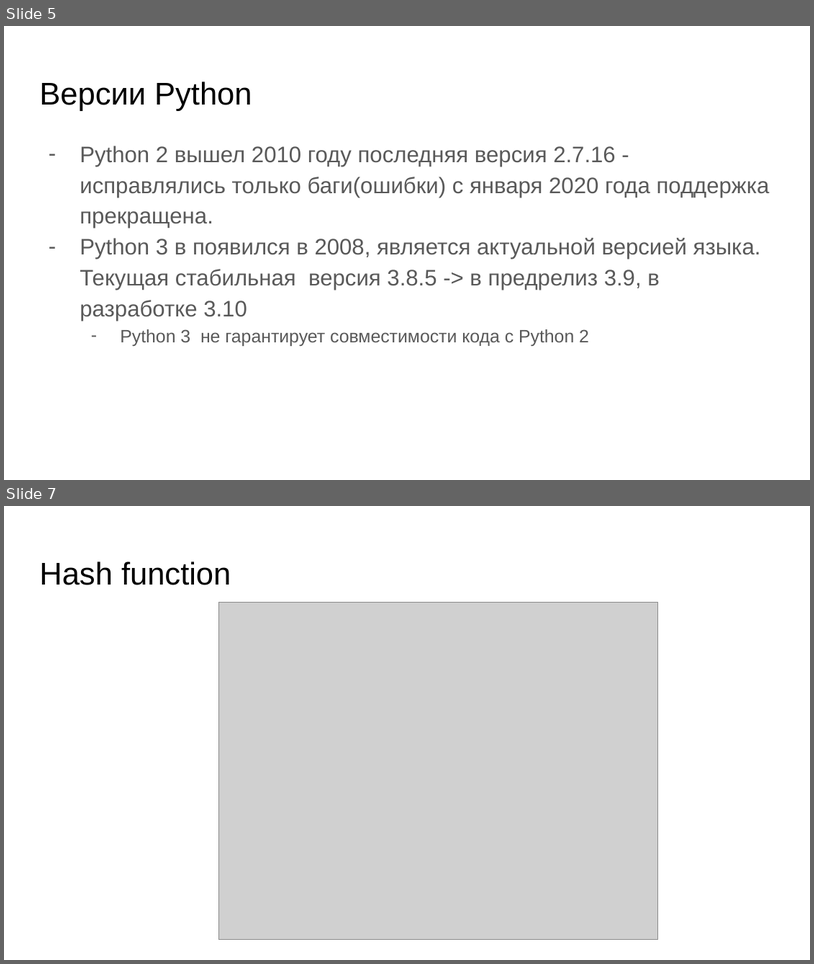
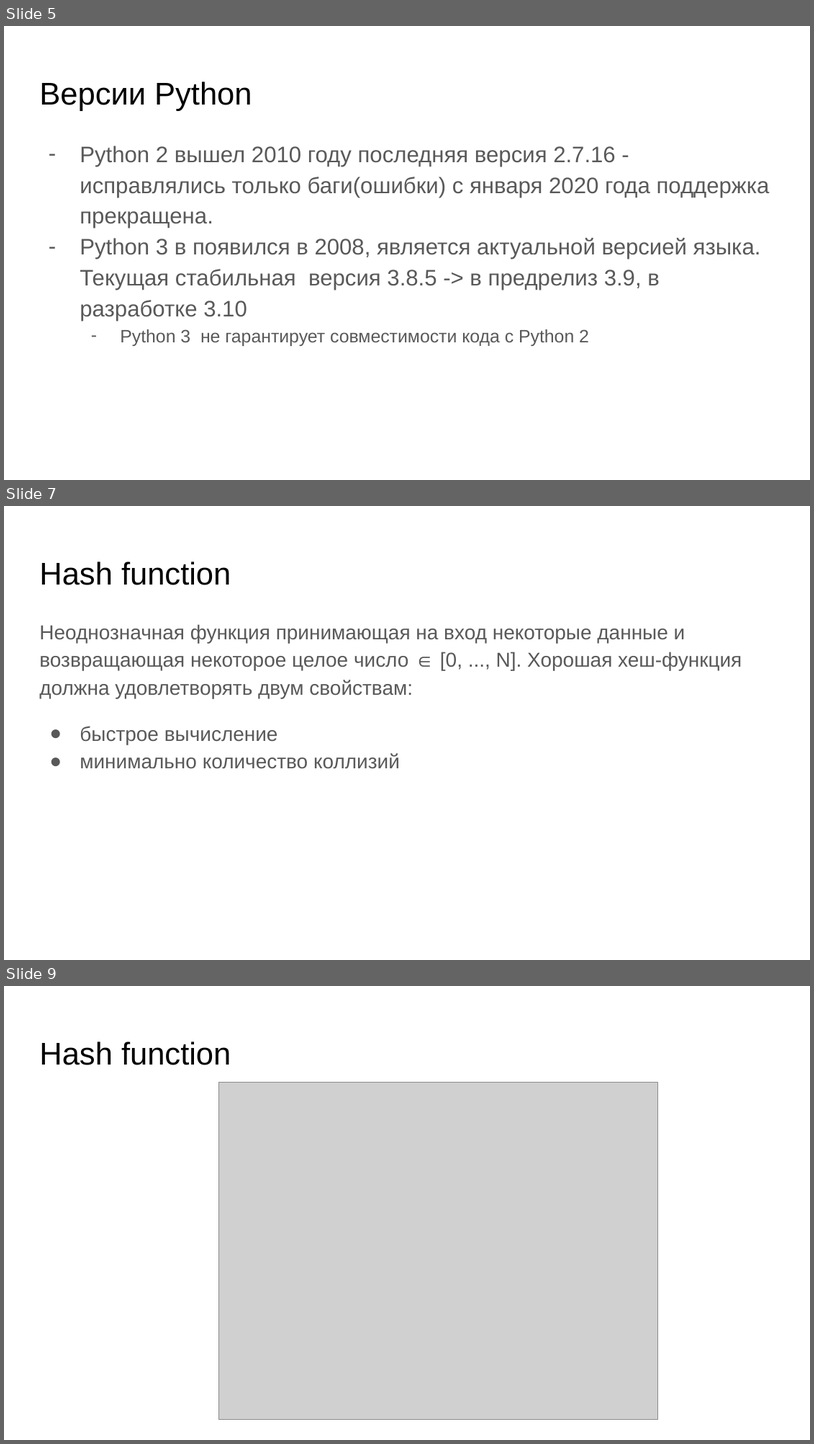
Before and after one commit to skhayrulin/python_course, a slide deck: lecture/Lecture6.pptx. Shown one above the other, each under a label of ours: slides 5 and 7 before the commit, slides 5, 7 and 9 after it; the slides between them are not shown. The pictures are 814x964 and 814x1444 pixels, drawn with LibreOffice and Linux fonts; fonts in the diff are those of the drawing; grey boxes stand for pictures. Boxes give left, top, right and bottom in pixels: in the first picture for what was removed or moved away, otherwise in the second. Text is boxed around its words. In the diff, an @@ line names an element or a change of style, - is before the commit and + after.

```diff
--- a/lecture/Lecture6.pptx
+++ b/lecture/Lecture6.pptx
@@ slide 7 added at <box>4,506,810,960</box>, background #FFFFFF @@
@@ title added at <box>39,561,231,585</box>, 28 pt, text #000000 @@
+Hash function
@@ text added at <box>39,624,742,769</box>, 18 pt, text #595959 @@
+Неоднозначная функция принимающая на вход некоторые данные и возвращающая некоторое целое число ∈ [0, ..., N]. Хорошая хеш-функция должна удовлетворять двум свойствам:
+● быстрое вычисление
+● минимально количество коллизий
@@ what was slide 7 is now slide 9 @@
```
Also in this commit, not shown: 4 slides changed, 20 other slides added, 1 slide removed, 1 other file.
